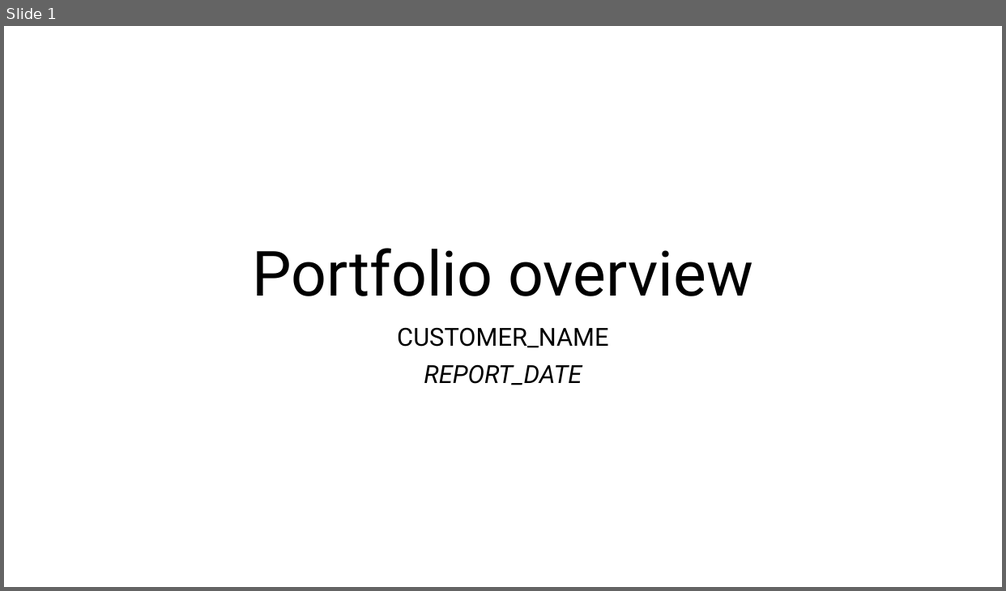
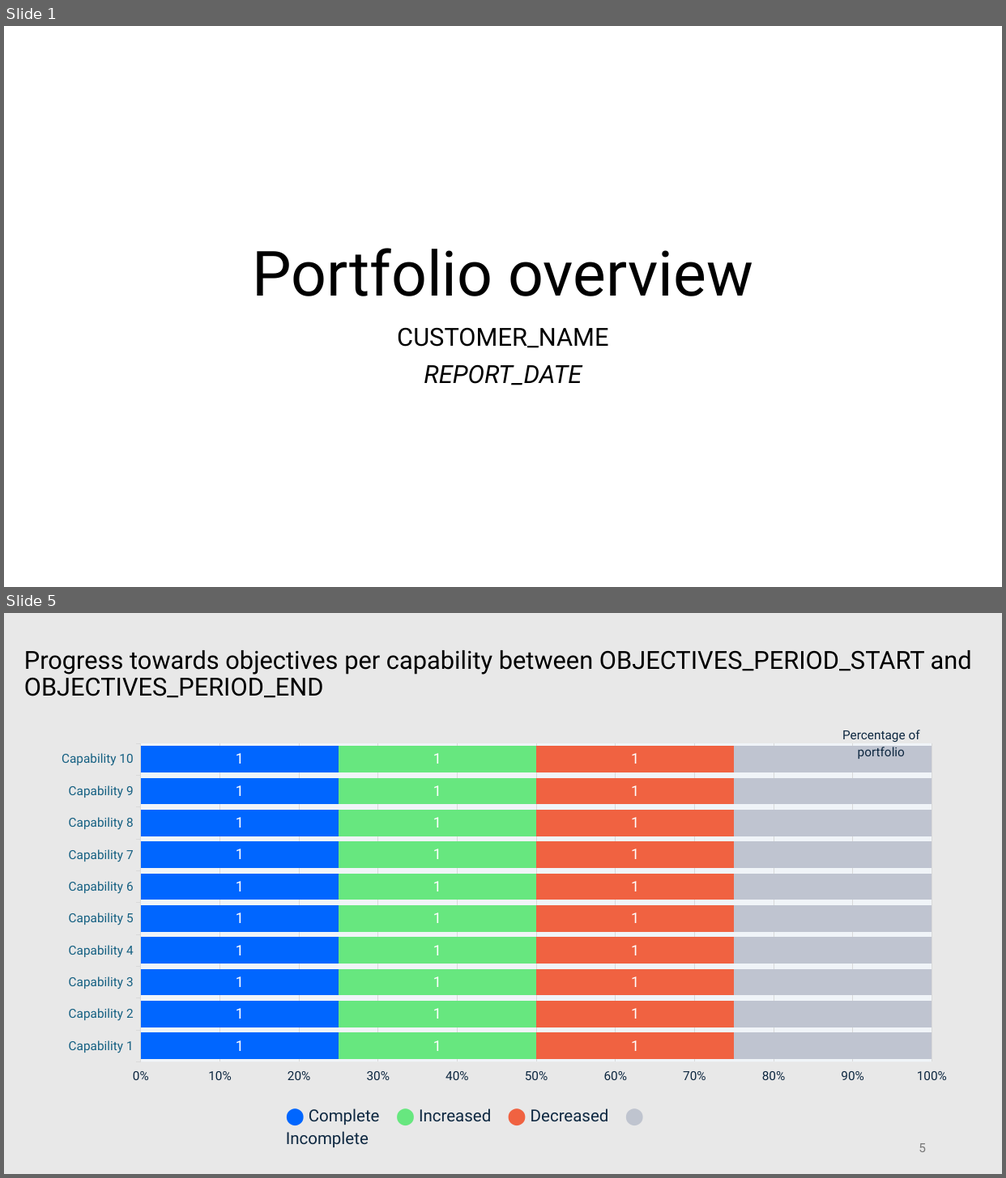
Before and after one commit to mardibiase/sigrid-integrations, a slide deck: report-generator/src/report_generator/presets/templates/portfolio-overview.pptx. Shown one above the other, each under a label of ours: slide 1 before the commit, slides 1 and 5 after it; the slides between them are not shown. The pictures are 1006x591 and 1006x1178 pixels, drawn with LibreOffice and Linux fonts; fonts in the diff are those of the drawing. Boxes give left, top, right and bottom in pixels: in the first picture for what was removed or moved away, otherwise in the second. Text is boxed around its words. In the diff, an @@ line names an element or a change of style, - is before the commit and + after.

Commit message:
add objectives sigrid-conform and template

```diff
--- a/report-generator/src/report_generator/presets/templates/portfolio-overview.pptx
+++ b/report-generator/src/report_generator/presets/templates/portfolio-overview.pptx
@@ slide 5 added at <box>4,613,1002,1174</box>, background #E8E8E8 @@
@@ title added at <box>24,650,972,698</box>, 24 pt, text #000000 @@
+Progress towards objectives per capability between OBJECTIVES_PERIOD_START and OBJECTIVES_PERIOD_END
@@ text added at <box>842,730,920,759</box>, 12 pt, text #0E2841 @@
+Percentage of portfolio
@@ bar stacked 100% chart added at <box>43,736,965,1092</box> @@
+categories: Capability 1, Capability 2, Capability 3, Capability 4, Capability 5, Capability 6, Capability 7, Capability 8, Capability 9, Capability 10
+Series 1: 0, 0, 0, 0, 0, 0, 0, 0, 0, 0
+Series 2: 0, 0, 0, 0, 0, 0, 0, 0, 0, 0
+Series 3: 0, 0, 0, 0, 0, 0, 0, 0, 0, 0
+Series 4: 0.5, 0.5, 0.5, 0.5, 0.5, 0.5, 0.5, 0.5, 0.5, 0.5
@@ text added at <box>286,1109,609,1148</box>, 16 pt, text #0E2841 @@
+⬤ Complete ⬤ Increased ⬤ Decreased ⬤ Incomplete
@@ page number added at <box>918,1144,926,1152</box>, 12 pt, text #797979 @@
+5
```
Also in this commit, not shown: 1 slide changed, 7 other slides added, 3 other files.
